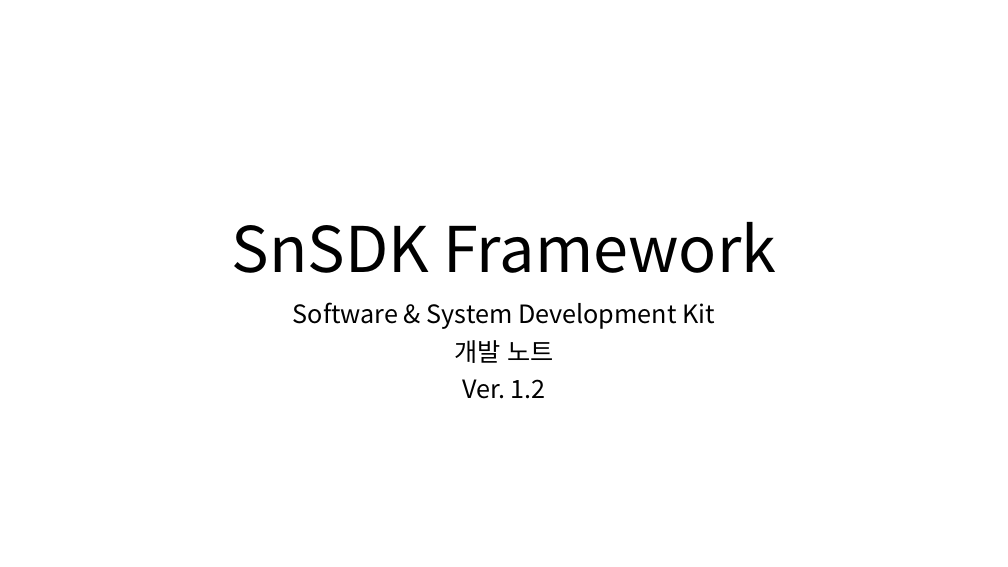
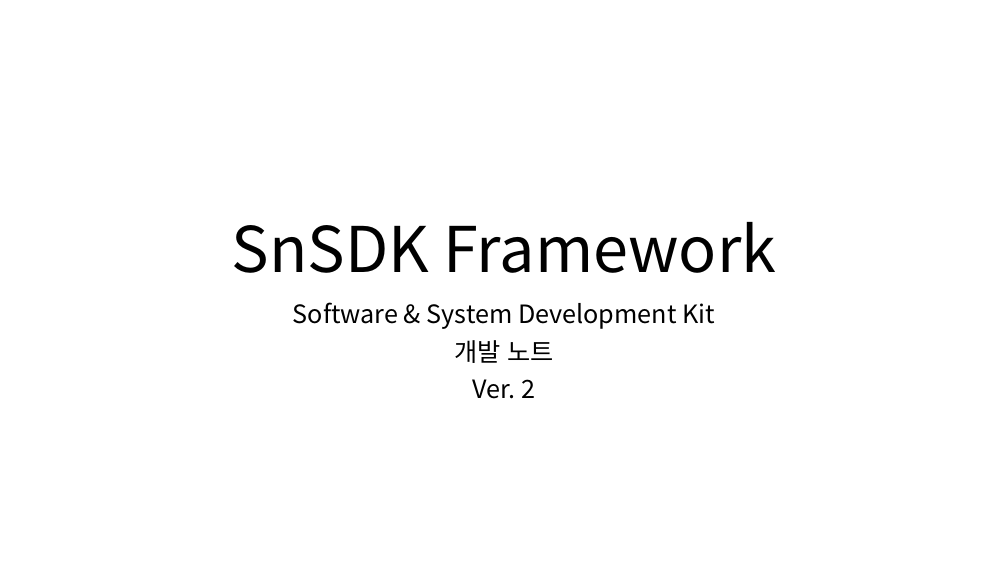
Before and after one commit to soobinjeon/MinT, a slide deck: slide 1 of doc/Framework Development Note.pptx. Drawn at 1008x567 pixels with LibreOffice and Linux fonts; fonts in the diff are those of the drawing. Boxes give left, top, right and bottom in pixels: in the first picture for what was removed or moved away, otherwise in the second. Text is boxed around its words. In the diff, an @@ line names an element or a change of style, - is before the commit and + after.

```diff
--- a/doc/Framework Development Note.pptx
+++ b/doc/Framework Development Note.pptx
@@ subtitle at box(473, 379, 535, 399): text changed @@
-Ver. 1.2
+Ver. 2
```
Also in this commit, not shown: 5 other slides changed, 5 slides added, 4 slides removed, 10 other files.
